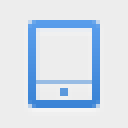
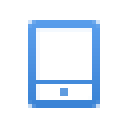
Layer changes from the first 128 × 128 image to the second:
painted on "200% icon-blue@2x.png, icon-blue.png" over [28, 20, 100, 108]
hid "example background" over [0, 0, 128, 128]
